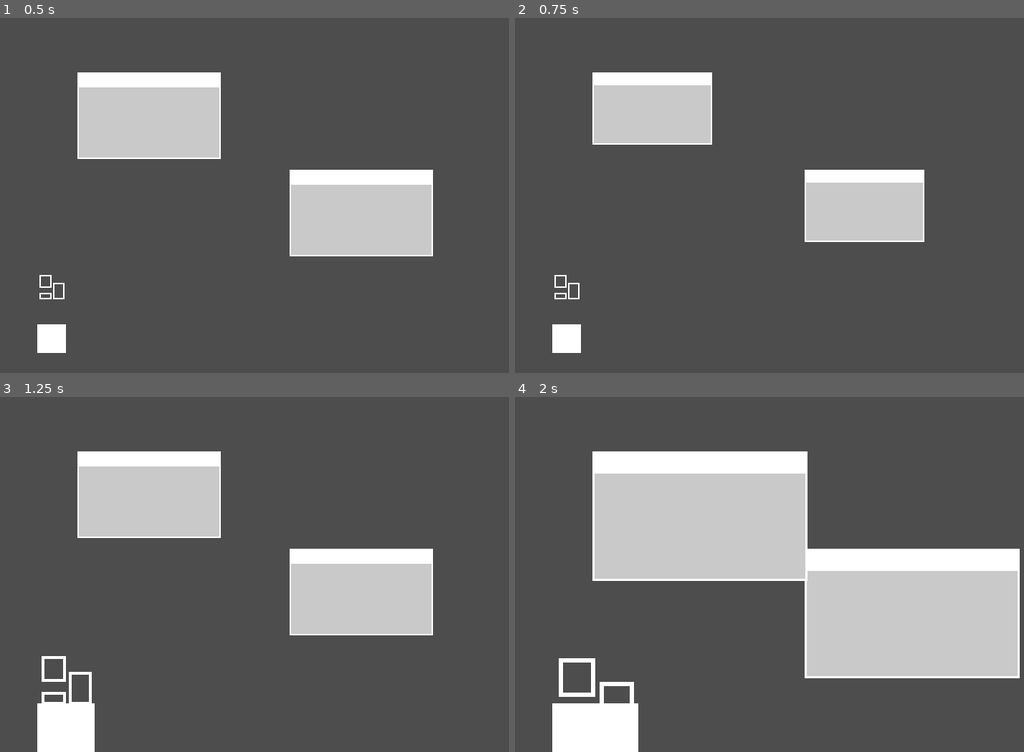
Above: before the commit, frames 1-4 (two rows, left to right).
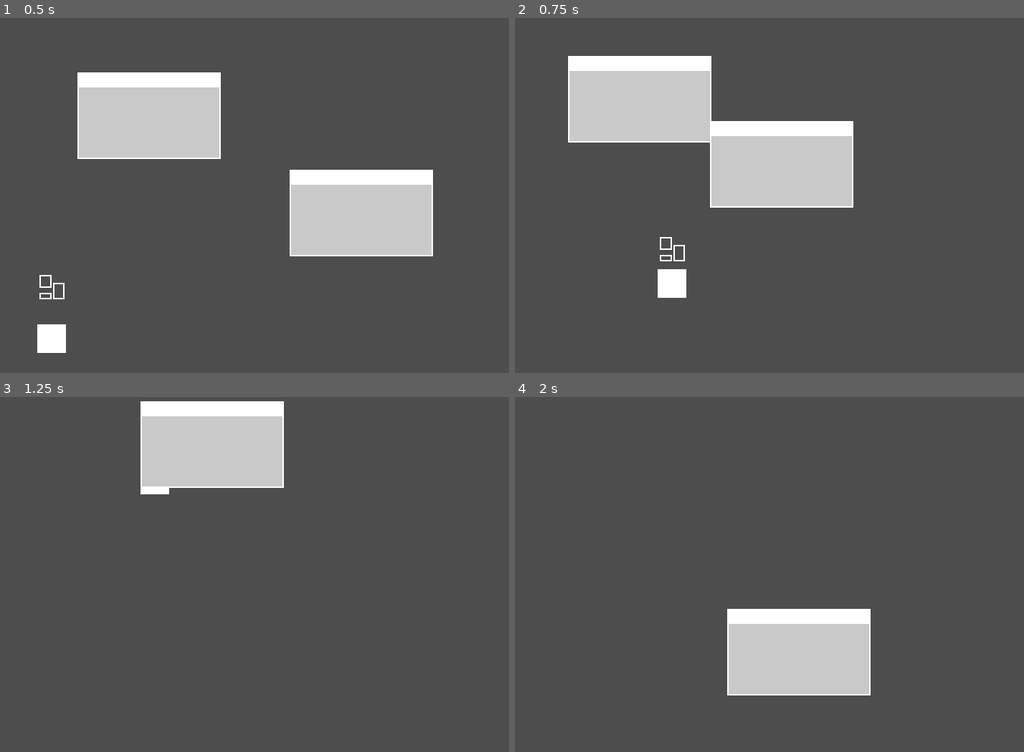
Above: after the commit, the same moments.

Repository: TripleCubes/DigitalGarden
Game: Godot game, scene res://Scenes/main.tscn
Two runs of this game, one before a commit and one after it. Both use one fixed random seed, a clock stepped at 60 frames per second and the inputs below.
Inputs (mouse positions are in pixels of both pictures, inside the frame that each line leads up to):
- Up to frame 1 (0.5 s): no input
- Up to frame 2 (0.75 s): tap Enter at 0.5 s; move the mouse to (927, 177) at 0.52 s; tap 1 (KEY_1) at 0.6 s
- Up to frame 3 (1.25 s): tap 2 (KEY_2) at 0.8 s
- Up to frame 4 (2 s): move the mouse to (682, 592) at 1.27 s; tap 2 (KEY_2) at 1.35 s; tap 3 (KEY_3) at 1.55 s

Frame 1 is identical in both runs. In frame 2, 15% of the frame differs, in the area x 7-81%, y 10-95%; in frame 3, 20%; in frame 4, 36%, in the area x 7-100%, y 15-100%.

Commit message:
Add smooth move for windows and desktop icons

Diff:
--- a/Scripts/desktop_icon.gd
+++ b/Scripts/desktop_icon.gd
@@ -14,9 +14,9 @@
 var icon_function: Callable
 
 var icon_scale: float = 1
-var previous_icon_scale: float = icon_scale
-var destination_icon_scale: float = icon_scale
-var start_smooth_scale_at: float = 0
+var smooth_scale_previous: float = icon_scale
+var smooth_scale_destination: float = icon_scale
+var smooth_scale_start_at: float = 0
 
 var pressed: bool = false
 var just_pressed: bool = false
@@ -25,6 +25,12 @@
 var previous_x: float = 0
 var previous_y: float = 0
 var previous_mouse_pos: Vector2
+
+@onready var smooth_move_previous_x: float = self.position.x
+@onready var smooth_move_previous_y: float = self.position.y
+@onready var smooth_move_destination_x: float = self.position.x
+@onready var smooth_move_destination_y: float = self.position.y
+var smooth_move_start_at: float = 0
 
 var just_clicked_at: float = 0
 
@@ -53,8 +59,8 @@
 		focused = true
 
 	if pressed:
-		self.position.x = previous_x +mouse_pos.x - previous_mouse_pos.x
-		self.position.y = previous_y +mouse_pos.y - previous_mouse_pos.y
+		move(previous_x +mouse_pos.x - previous_mouse_pos.x,
+				previous_y +mouse_pos.y - previous_mouse_pos.y)
 
 	if double_clicked:
 		if not icon_function.is_null():
@@ -63,6 +69,7 @@
 			print("icon_function is null")
 
 	smooth_scale_process()
+	smooth_move_process()
 
 	queue_redraw()
 
@@ -93,15 +100,47 @@
 	desktop_icon_list.move_child(self, desktop_icon_list.get_child_count() - 1)
 
 func smooth_scale(scale: float) -> void:
-	previous_icon_scale = icon_scale
-	destination_icon_scale = scale
-	start_smooth_scale_at = Time.get_ticks_msec()
+	smooth_scale_previous = icon_scale
+	smooth_scale_destination = scale
+	smooth_scale_start_at = Time.get_ticks_msec()
 
 func smooth_scale_process() -> void:
-	var at: float = (Time.get_ticks_msec() - start_smooth_scale_at) / SMOOTH_SCALE_DURATION
+	var at: float = (Time.get_ticks_msec() - smooth_scale_start_at) / SMOOTH_SCALE_DURATION
 
 	if at > 1:
-		icon_scale = destination_icon_scale
+		icon_scale = smooth_scale_destination
 		return
 
-	icon_scale = lerp(previous_icon_scale, destination_icon_scale, GlobalFunctions.ease_in_out(at))
+	icon_scale = lerp(smooth_scale_previous, smooth_scale_destination, GlobalFunctions.ease_in_out(at))
+
+func move_x(x: float) -> void:
+	smooth_move_previous_x = x
+	smooth_move_destination_x = x
+	self.position.x = x
+
+func move_y(y: float) -> void:
+	smooth_move_previous_y = y
+	smooth_move_destination_y = y
+	self.position.y = y
+
+func move(x: float, y: float) -> void:
+	move_x(x)
+	move_y(y)
+
+func smooth_move(x: float, y: float) -> void:
+	smooth_move_previous_x = self.position.x
+	smooth_move_previous_y = self.position.y
+	smooth_move_destination_x = x
+	smooth_move_destination_y = y
+	smooth_move_start_at = Time.get_ticks_msec()
+
+func smooth_move_process() -> void:
+	var at: float = (Time.get_ticks_msec() - smooth_move_start_at) / SMOOTH_SCALE_DURATION
+
+	if at > 1:
+		self.position.x = smooth_move_destination_x
+		self.position.y = smooth_move_destination_y
+		return
+
+	self.position.x = lerp(smooth_move_previous_x, smooth_move_destination_x, GlobalFunctions.ease_in_out(at))
+	self.position.y = lerp(smooth_move_previous_y, smooth_move_destination_y, GlobalFunctions.ease_in_out(at))
--- a/Scripts/main.gd
+++ b/Scripts/main.gd
@@ -9,18 +9,18 @@
 
 	if Input.is_action_just_pressed("KEY_1"):
 		for window in $WindowList.get_children():
-			window.smooth_scale(1)
+			window.smooth_move(10, 10)
 		for icon in $Desktop.get_children():
-			icon.smooth_scale(1)
+			icon.smooth_move(500, 200)
 
 	if Input.is_action_just_pressed("KEY_2"):
 		for window in $WindowList.get_children():
-			window.smooth_scale(2)
+			window.smooth_move(200, 10)
 		for icon in $Desktop.get_children():
-			icon.smooth_scale(2)
+			icon.smooth_move(200, 100)
 
 	if Input.is_action_just_pressed("KEY_3"):
 		for window in $WindowList.get_children():
-			window.smooth_scale(3)
+			window.smooth_move(300, 300)
 		for icon in $Desktop.get_children():
-			icon.smooth_scale(3)
+			icon.smooth_move(300, 300)
--- a/Scripts/window.gd
+++ b/Scripts/window.gd
@@ -12,9 +12,9 @@
 const SMOOTH_MOVE_DURATION: float = 300
 
 var window_scale: float = 2
-var previous_window_scale: float = window_scale
-var destination_window_scale: float = window_scale
-var start_smooth_scale_at: float = 0
+var smooth_scale_previous: float = window_scale
+var smooth_scale_destination: float = window_scale
+var smooth_scale_start_at: float = 0
 
 var left_border_pressed: bool = false
 var top_border_pressed: bool = false
@@ -31,6 +31,12 @@
 var previous_window_w: float = 0
 var previous_window_h: float = 0
 var previous_mouse_pos: Vector2
+
+@onready var smooth_move_previous_x: float = self.position.x
+@onready var smooth_move_previous_y: float = self.position.y
+@onready var smooth_move_destination_x: float = self.position.x
+@onready var smooth_move_destination_y: float = self.position.y
+var smooth_move_start_at: float = 0
 
 func _draw():
 	draw_set_transform(Vector2(0, 0), 0, Vector2(window_scale, window_scale))
@@ -65,31 +71,32 @@
 			GlobalFunctions.unfocus_all_desktop_icons()
 
 	if left_border_pressed:
-		self.position.x = mouse_pos.x
+		move_x(mouse_pos.x)
 		window_w = (previous_window_w * window_scale + (previous_window_x - mouse_pos.x)) / window_scale
 		if window_w < WINDOW_MIN_W:
 			window_w = WINDOW_MIN_W
-			self.position.x = previous_window_x + (previous_window_w - WINDOW_MIN_W) * window_scale
+			move_x(previous_window_x + (previous_window_w - WINDOW_MIN_W) * window_scale)
 	if right_border_pressed:
 		window_w = (mouse_pos.x - self.position.x) / window_scale
 		if window_w < WINDOW_MIN_W:
 			window_w = WINDOW_MIN_W
 	if top_border_pressed:
-		self.position.y = mouse_pos.y
+		move_y(mouse_pos.y)
 		window_h = (previous_window_h * window_scale + (previous_window_y - mouse_pos.y)) / window_scale
 		if window_h < WINDOW_MIN_H:
 			window_h = WINDOW_MIN_H
-			self.position.y = previous_window_y + (previous_window_h - WINDOW_MIN_H) * window_scale
+			move_y(previous_window_y + (previous_window_h - WINDOW_MIN_H) * window_scale)
 	if bottom_border_pressed:
 		window_h = (mouse_pos.y - self.position.y) / window_scale
 		if window_h < WINDOW_MIN_H:
 			window_h = WINDOW_MIN_H
 
 	if bar_pressed:
-		self.position.x = previous_window_x + mouse_pos.x - previous_mouse_pos.x
-		self.position.y = previous_window_y + mouse_pos.y - previous_mouse_pos.y
+		move(previous_window_x + mouse_pos.x - previous_mouse_pos.x,
+				previous_window_y + mouse_pos.y - previous_mouse_pos.y)
 
 	smooth_scale_process()
+	smooth_move_process()
 
 	queue_redraw()
 
@@ -157,15 +164,47 @@
 	window_list.move_child(self, window_list.get_child_count() - 1)
 
 func smooth_scale(scale: float) -> void:
-	previous_window_scale = window_scale
-	destination_window_scale = scale
-	start_smooth_scale_at = Time.get_ticks_msec()
+	smooth_scale_previous = window_scale
+	smooth_scale_destination = scale
+	smooth_scale_start_at = Time.get_ticks_msec()
 
 func smooth_scale_process() -> void:
-	var at: float = (Time.get_ticks_msec() - start_smooth_scale_at) / SMOOTH_SCALE_DURATION
+	var at: float = (Time.get_ticks_msec() - smooth_scale_start_at) / SMOOTH_SCALE_DURATION
 
 	if at > 1:
-		window_scale = destination_window_scale
+		window_scale = smooth_scale_destination
 		return
 
-	window_scale = lerp(previous_window_scale, destination_window_scale, GlobalFunctions.ease_in_out(at))
+	window_scale = lerp(smooth_scale_previous, smooth_scale_destination, GlobalFunctions.ease_in_out(at))
+
+func move_x(x: float) -> void:
+	smooth_move_previous_x = x
+	smooth_move_destination_x = x
+	self.position.x = x
+
+func move_y(y: float) -> void:
+	smooth_move_previous_y = y
+	smooth_move_destination_y = y
+	self.position.y = y
+
+func move(x: float, y: float) -> void:
+	move_x(x)
+	move_y(y)
+
+func smooth_move(x: float, y: float) -> void:
+	smooth_move_previous_x = self.position.x
+	smooth_move_previous_y = self.position.y
+	smooth_move_destination_x = x
+	smooth_move_destination_y = y
+	smooth_move_start_at = Time.get_ticks_msec()
+
+func smooth_move_process() -> void:
+	var at: float = (Time.get_ticks_msec() - smooth_move_start_at) / SMOOTH_SCALE_DURATION
+
+	if at > 1:
+		self.position.x = smooth_move_destination_x
+		self.position.y = smooth_move_destination_y
+		return
+
+	self.position.x = lerp(smooth_move_previous_x, smooth_move_destination_x, GlobalFunctions.ease_in_out(at))
+	self.position.y = lerp(smooth_move_previous_y, smooth_move_destination_y, GlobalFunctions.ease_in_out(at))
